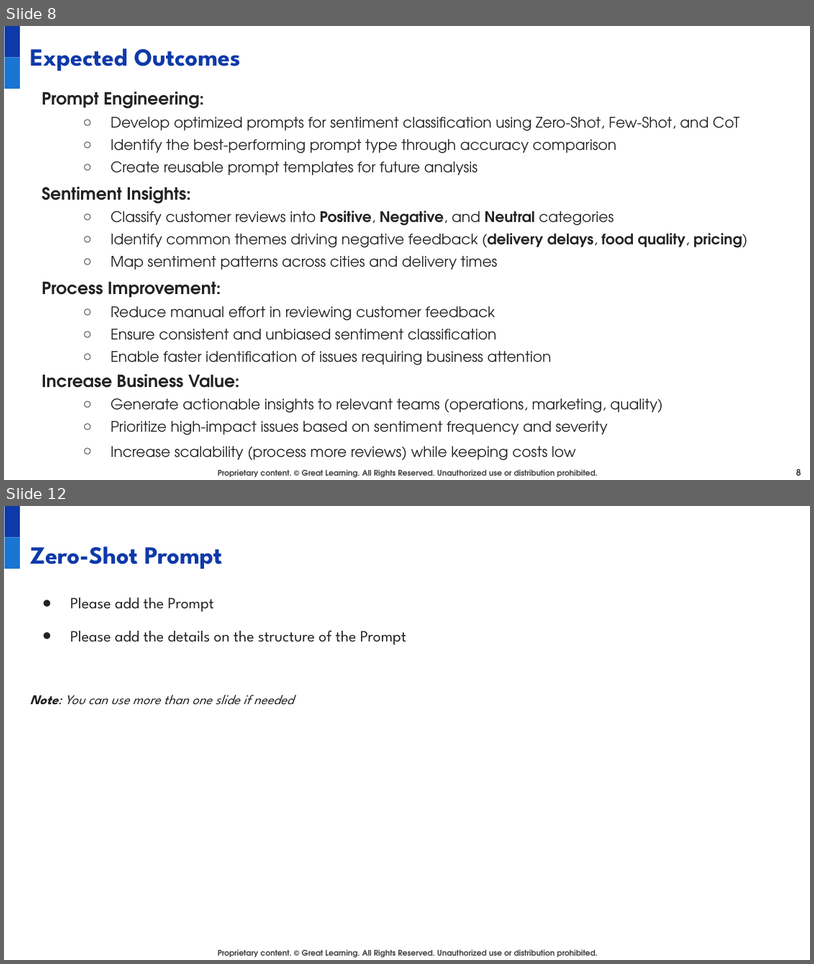
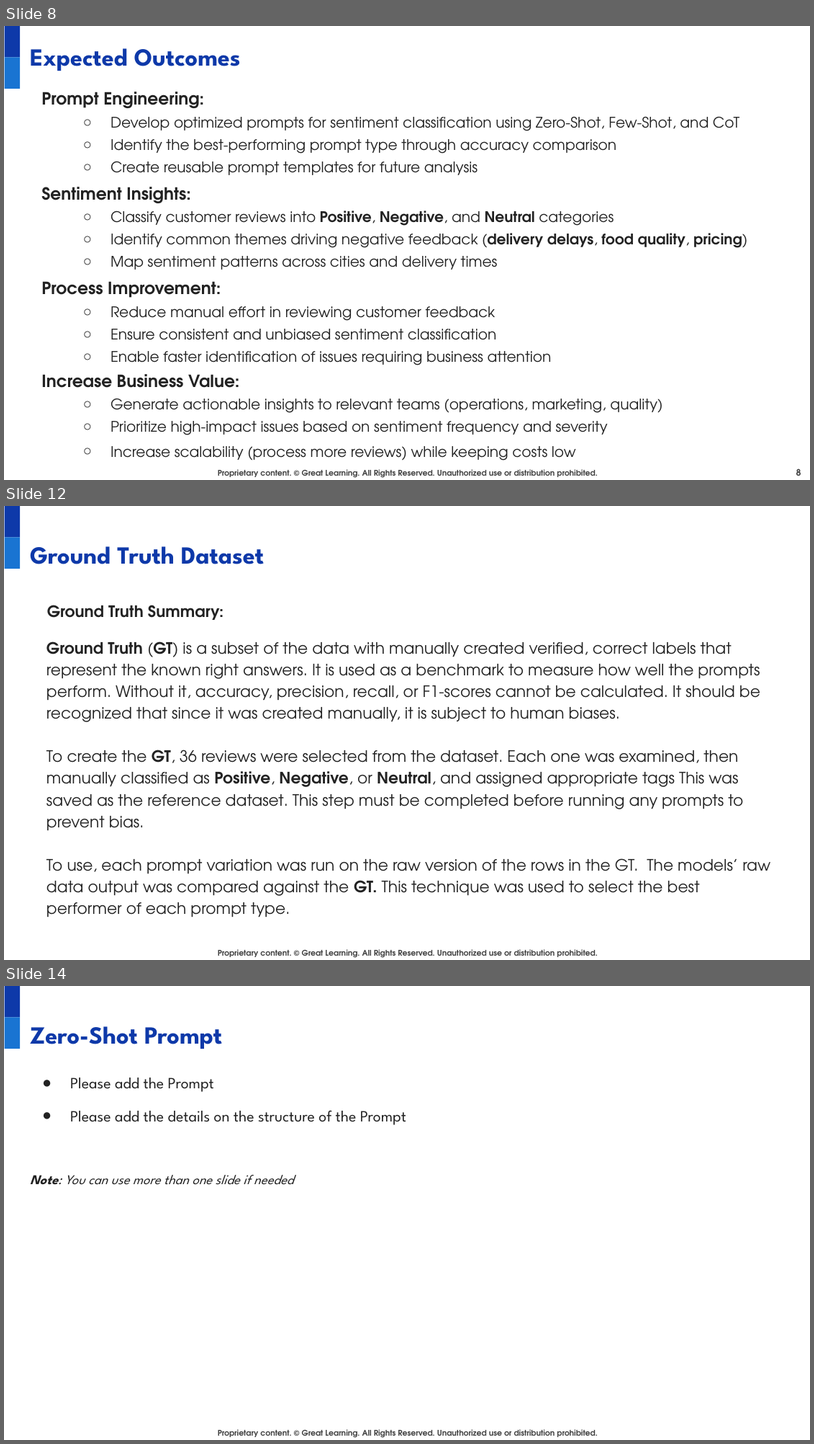
Before and after one commit to juanbucz/GreatLearning-TermProjects, a slide deck: GenAI-Powered Food Delivery Sentiment Analysis/Project Presentation - Business Applications of GenAI - John Buczkowski.pptx. Shown one above the other, each under a label of ours: slides 8 and 12 before the commit, slides 8, 12 and 14 after it; the slides between them are not shown. The pictures are 814x964 and 814x1444 pixels, drawn with LibreOffice and Linux fonts; fonts in the diff are those of the drawing; background and template pictures are left out. Boxes give left, top, right and bottom in pixels: in the first picture for what was removed or moved away, otherwise in the second. Text is boxed around its words. In the diff, an @@ line names an element or a change of style, - is before the commit and + after.

Commit message:
GenAI - Food Delivery Sentiment Analysis - Added EDA and Ground Truth.

```diff
--- a/GenAI-Powered Food Delivery Sentiment Analysis/Project Presentation - Business Applications of GenAI - John Buczkowski.pptx
+++ b/GenAI-Powered Food Delivery Sentiment Analysis/Project Presentation - Business Applications of GenAI - John Buczkowski.pptx
@@ slide 12 added at (4,506,810,960), background #FFFFFF; not listed: 3 template elements that a slide beside it also shows @@
@@ title added at (30,546,264,564), 22 pt, text #0E39A9, bold @@
+Ground Truth Dataset
@@ text added at (46,605,771,916), 14 pt, text #222222 @@
+Ground Truth Summary:
+Ground Truth (GT) is a subset of the data with manually created verified, correct labels that represent the known right answers. It is used as a benchmark to measure how well the prompts perform. Without it, accuracy, precision, recall, or F1-scores cannot be calculated. It should be recognized that since it was created manually, it is subject to human biases.
+To create the GT, 36 reviews were selected from the dataset. Each one was examined, then manually classified as Positive, Negative, or Neutral, and assigned appropriate tags This was saved as the reference dataset. This step must be completed before running any prompts to prevent bias.
+To use, each prompt variation was run on the raw version of the rows in the GT. The models’ raw data output was compared against the GT. This technique was used to select the best performer of each prompt type.
@@ what was slide 12 is now slide 14 @@
```
Also in this commit, not shown: 2 slides changed, 2 other slides added, 1 slide removed, 1 other file.
